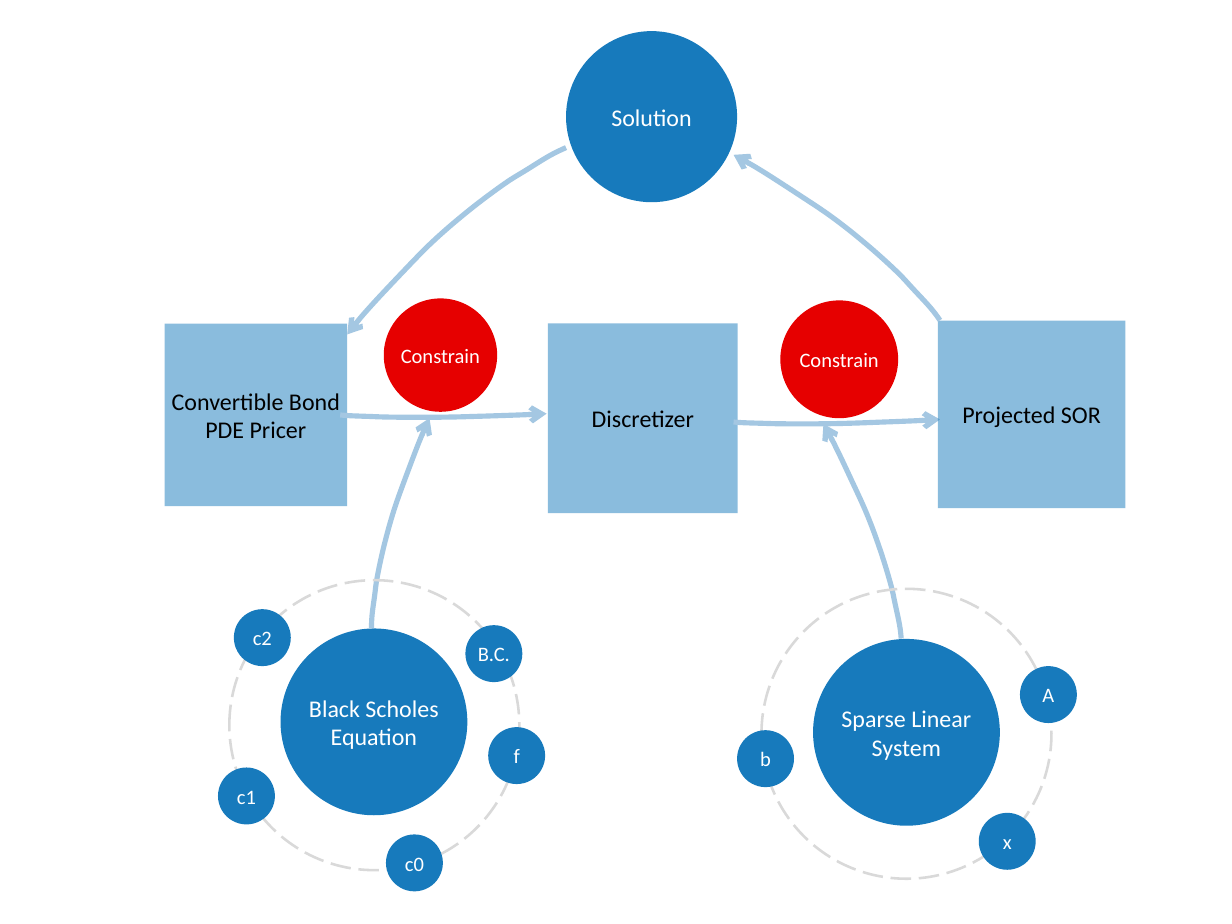
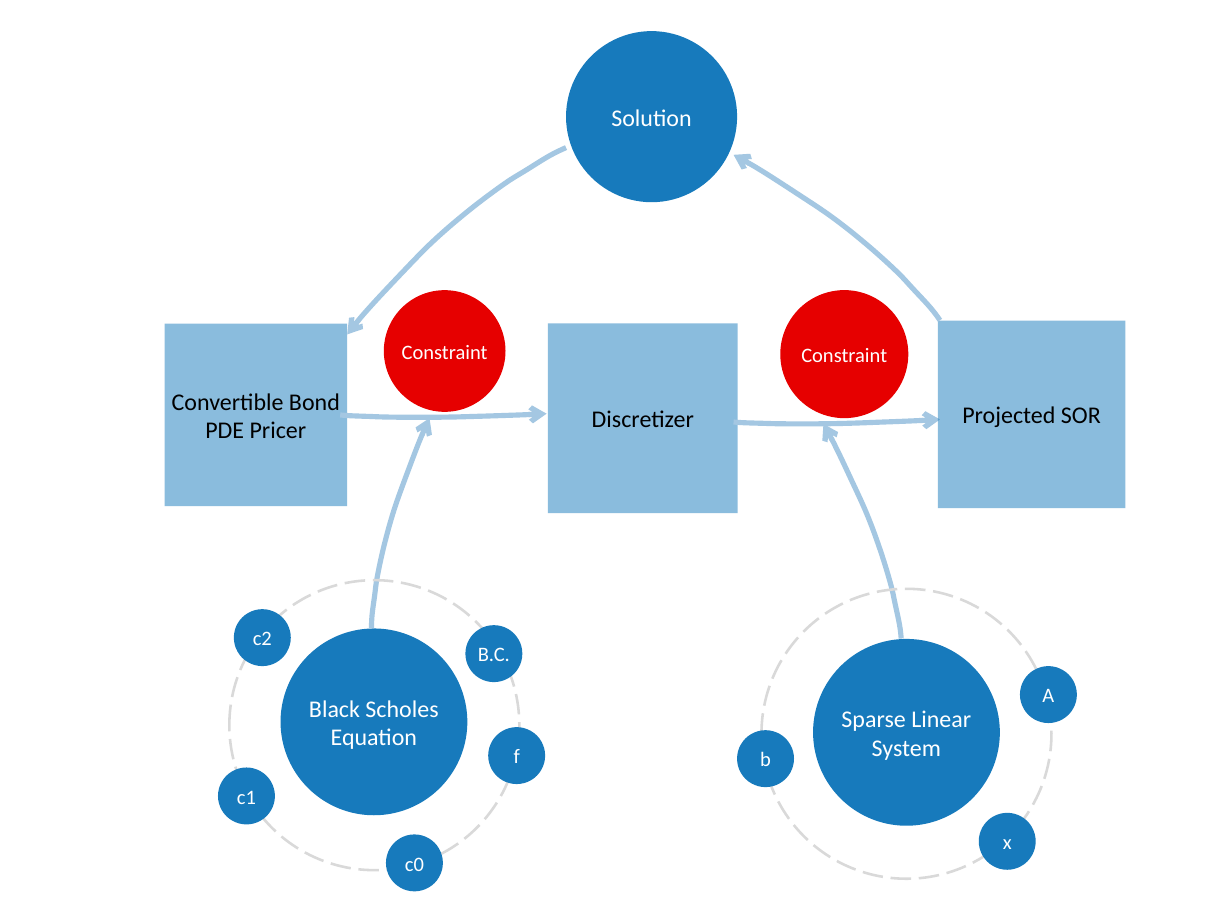
Before and after one commit to jayhsieh/ConvertibleBond, a slide deck: slide 4 of latex/Figures/graphics.pptx. Drawn at 1232x924 pixels with LibreOffice and Linux fonts; fonts in the diff are those of the drawing. Boxes give left, top, right and bottom in pixels: in the first picture for what was removed or moved away, otherwise in the second. Text is boxed around its words. In the diff, an @@ line names an element or a change of style, - is before the commit and + after.

Commit message:
Made slides for presentation

```diff
--- a/latex/Figures/graphics.pptx
+++ b/latex/Figures/graphics.pptx
@@ ellipse "Constraint": place and size @@
-ellipse "Constraint" at bbox=[384, 298, 498, 411]
+ellipse "Constraint" at bbox=[384, 291, 506, 413]
@@ ellipse "Constraint": place and size @@
-ellipse "Constraint" at bbox=[780, 301, 898, 419]
+ellipse "Constraint" at bbox=[780, 291, 908, 419]
@@ text in ellipse at bbox=[402, 345, 488, 359]: text changed @@
-Constrain
+Constraint
@@ text in ellipse at bbox=[801, 348, 887, 362]: text changed @@
-Constrain
+Constraint
```
Also in this commit, not shown: 6 other files.
